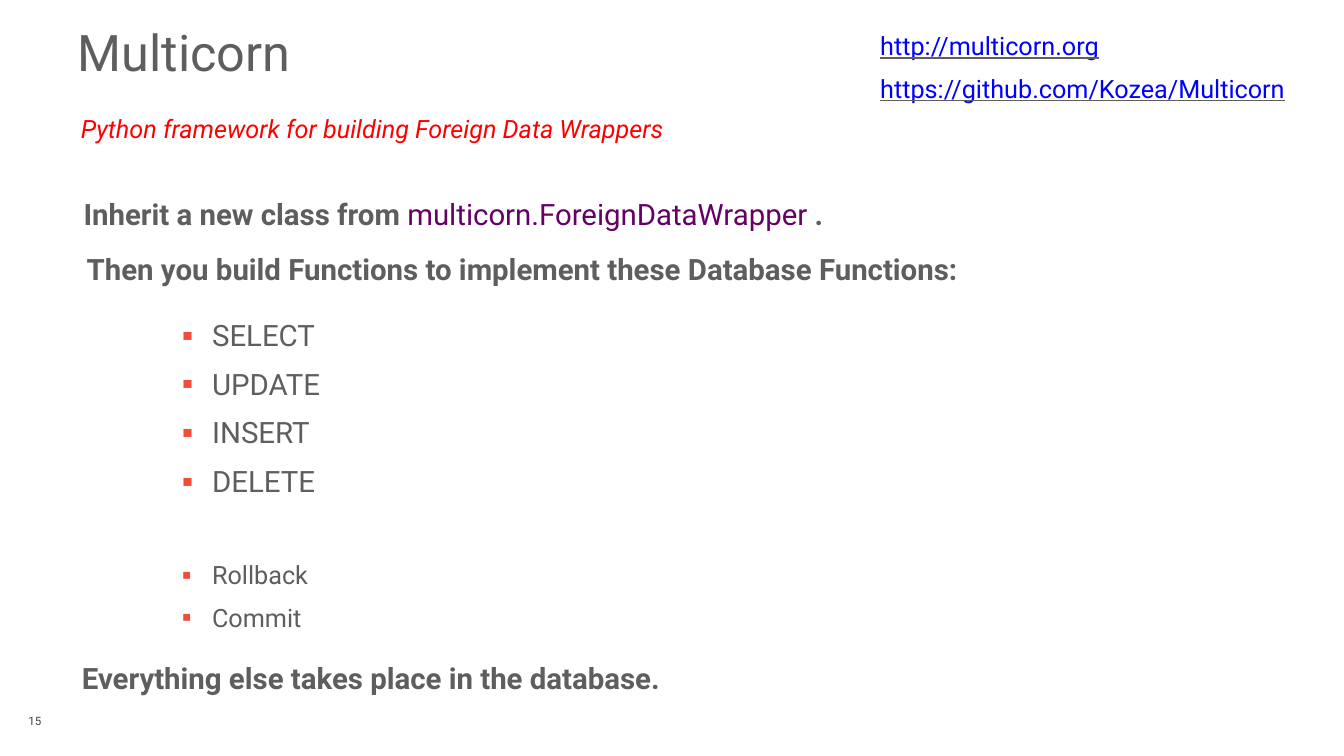
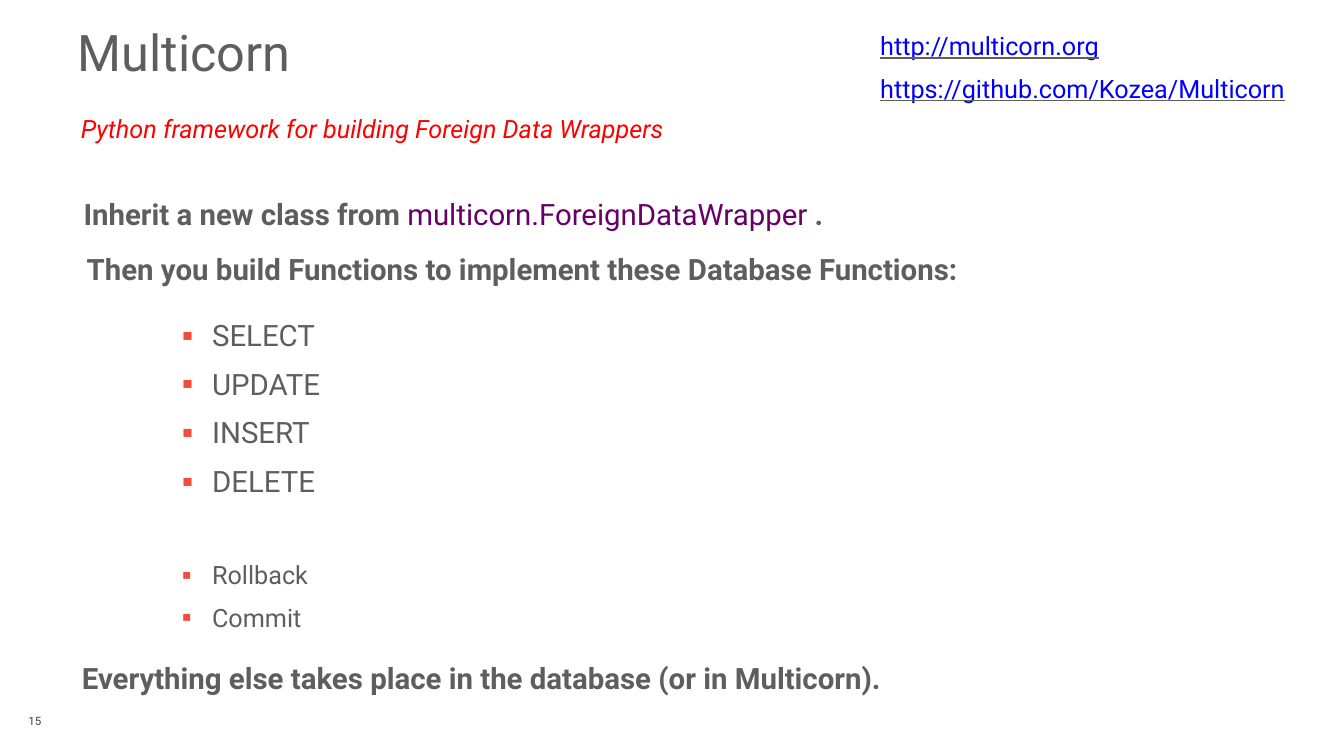
Before and after one commit to rotten/hue-multicorn-postgresql-fdw, a slide deck: slide 15 of extra/Database_Of_Things_PGConf_US_2015.pptx. Drawn at 1344x756 pixels with LibreOffice and Linux fonts; fonts in the diff are those of the drawing; background and template pictures are left out. Boxes give left, top, right and bottom in pixels: in the first picture for what was removed or moved away, otherwise in the second. Text is boxed around its words. In the diff, an @@ line names an element or a change of style, - is before the commit and + after.

```diff
--- a/extra/Database_Of_Things_PGConf_US_2015.pptx
+++ b/extra/Database_Of_Things_PGConf_US_2015.pptx
@@ text at bbox=[82, 666, 881, 695]: text changed @@
-Everything else takes place in the database.
+Everything else takes place in the database (or in Multicorn).
```
Also in this commit, not shown: 6 other slides changed.
